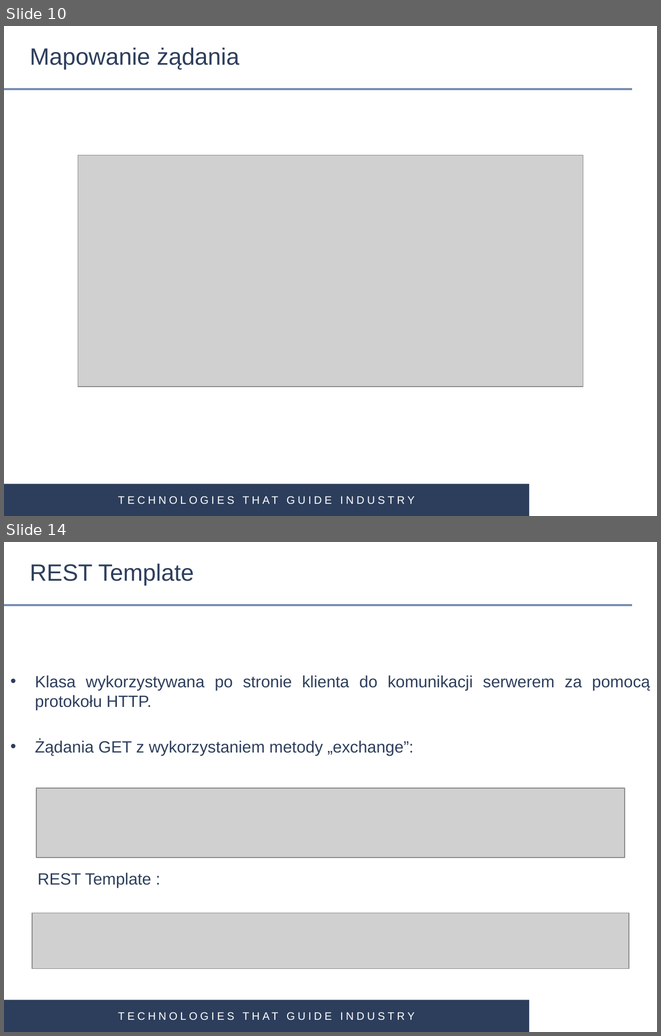
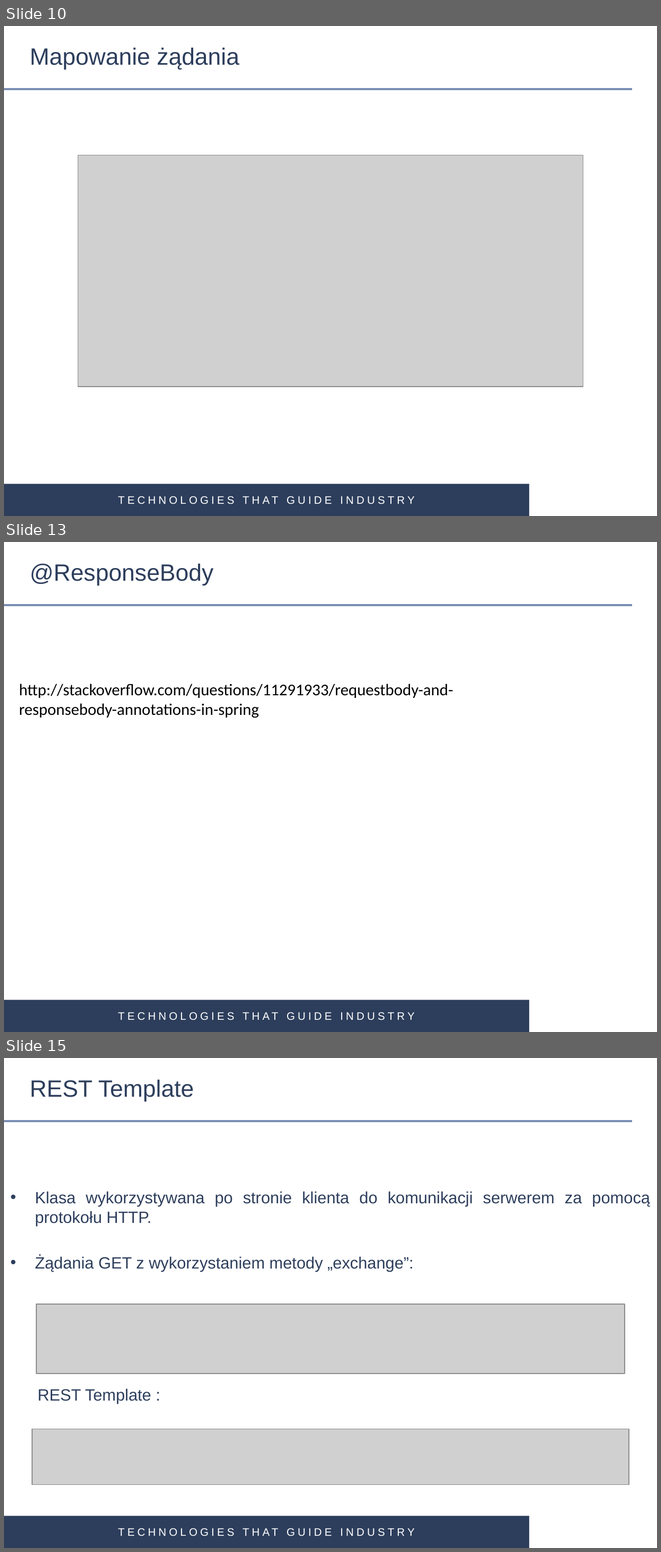
Before and after one commit to gardian91/SPRING_MVC-PSK, a slide deck: Spring MVC.pptx. Shown one above the other, each under a label of ours: slides 10 and 14 before the commit, slides 10, 13 and 15 after it; the slides between them are not shown. The pictures are 661x1036 and 661x1552 pixels, drawn with LibreOffice and Linux fonts; fonts in the diff are those of the drawing; grey boxes stand for pictures; background and template pictures are left out. Boxes give left, top, right and bottom in pixels: in the first picture for what was removed or moved away, otherwise in the second. Text is boxed around its words. In the diff, an @@ line names an element or a change of style, - is before the commit and + after.

```diff
--- a/Spring MVC.pptx
+++ b/Spring MVC.pptx
@@ slide 13 added at [4, 542, 657, 1032], background #FFFFFF; not listed: 3 template elements that a slide beside it also shows @@
@@ title added at [30, 563, 214, 585], 26 pt, text #2D3E5C @@
+@ResponseBody
@@ text added at [19, 684, 453, 718], 18 pt, text #000000 @@
+http://stackoverflow.com/questions/11291933/requestbody-and-responsebody-annotations-in-spring
@@ what was slide 14 is now slide 15 @@
```
Also in this commit, not shown: 6 slides changed.
